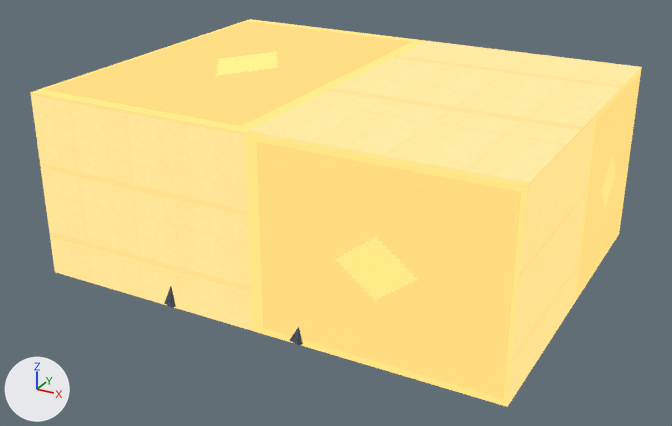
An edit to the glTF model packs/iron-solstice/level.gltf, drawn before and after from the same camera.
Camera for both pictures: a camera (50 mm lens) standing at (336.0, -517.0, 248.0) and looking at (94.0, -77.0, 28.0). Lighting does not change. The marker at lower left points along +X, +Y and +Z. The picture after the commit comes second. Objects named as collision shapes, trigger or cutter boxes, shadow casters or lower levels of detail are left out. Vertices at exactly the same position are counted once.

In view in the first picture: 'SCENE_GRID'.
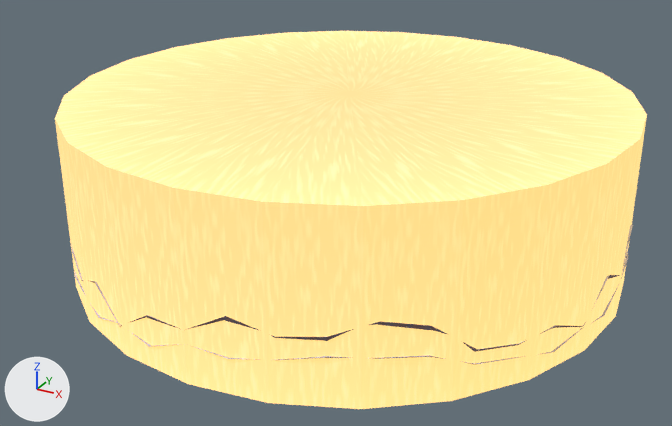
What differs and where, as boxes [x1, y1, x2, y2] in the pictures (672 x 426 px):
'SCENE_GRID', reshaped
    before: [30, 19, 642, 407]
    after: [55, 31, 647, 409]
part 1 of me_mesh_0, rebuilt
    before: [30, 19, 642, 407]
    after: [55, 31, 647, 409]
part 2 of me_mesh_0, deleted (mostly hidden)
    before: [164, 287, 303, 345]
part 3 of me_mesh_0, added (mostly hidden)
    after: [71, 225, 633, 364]

The edits, one by one:
me_mesh_0 is used by ob_scene_grid; location (0.0, 0.0, 0.0).
me_mesh_0 had 3461 vertices, 4252 faces and spanned x -42.0..234.0, y -172.0..44.0, z -3.0..106.0.
me_mesh_0 now has 3050 vertices, 4814 faces and spans x -66.0..258.0, y -226.0..98.0, z -3.0..97.0.
me_mesh_0 part 1: the loose piece of 8 vertices spanning x -42.0..234.0, y -170.0..42.0, z -3.0..106.0 is rebuilt with 49 vertices and now spans x -66.0..258.0, y -226.0..98.0, z -3.0..97.0.
me_mesh_0 part 2: 372 loose pieces with 1800 vertices, spanning x 4.0..194.0, y -172.0..44.0, z -2.0..56.0, are deleted.
me_mesh_0 part 3: 804 vertices added at x -66.0..258.0, y -226.0..98.0, z -2.0..42.0.
Other edits to the shape of me_mesh_0 do not show in these pictures.
